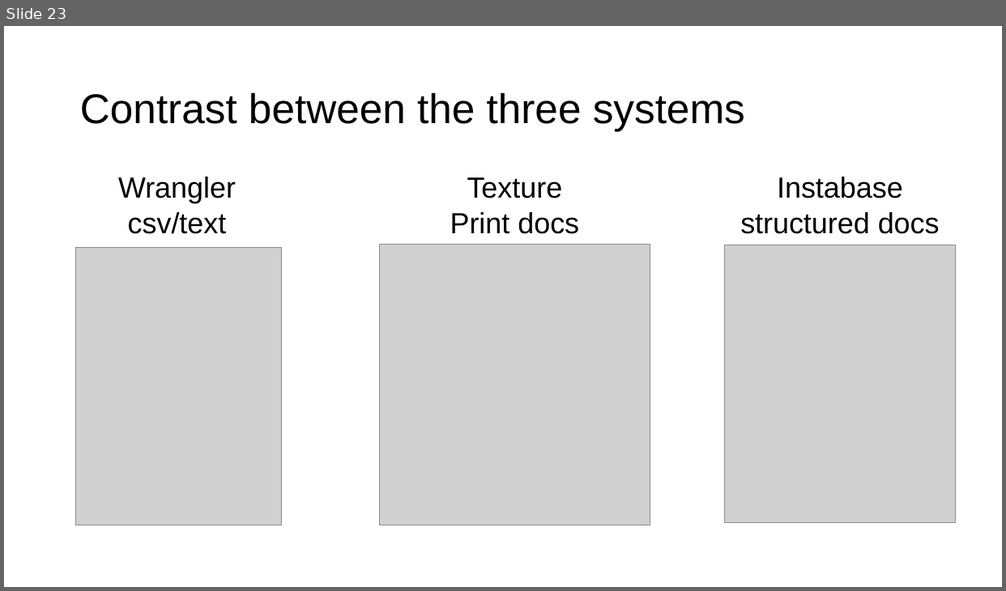
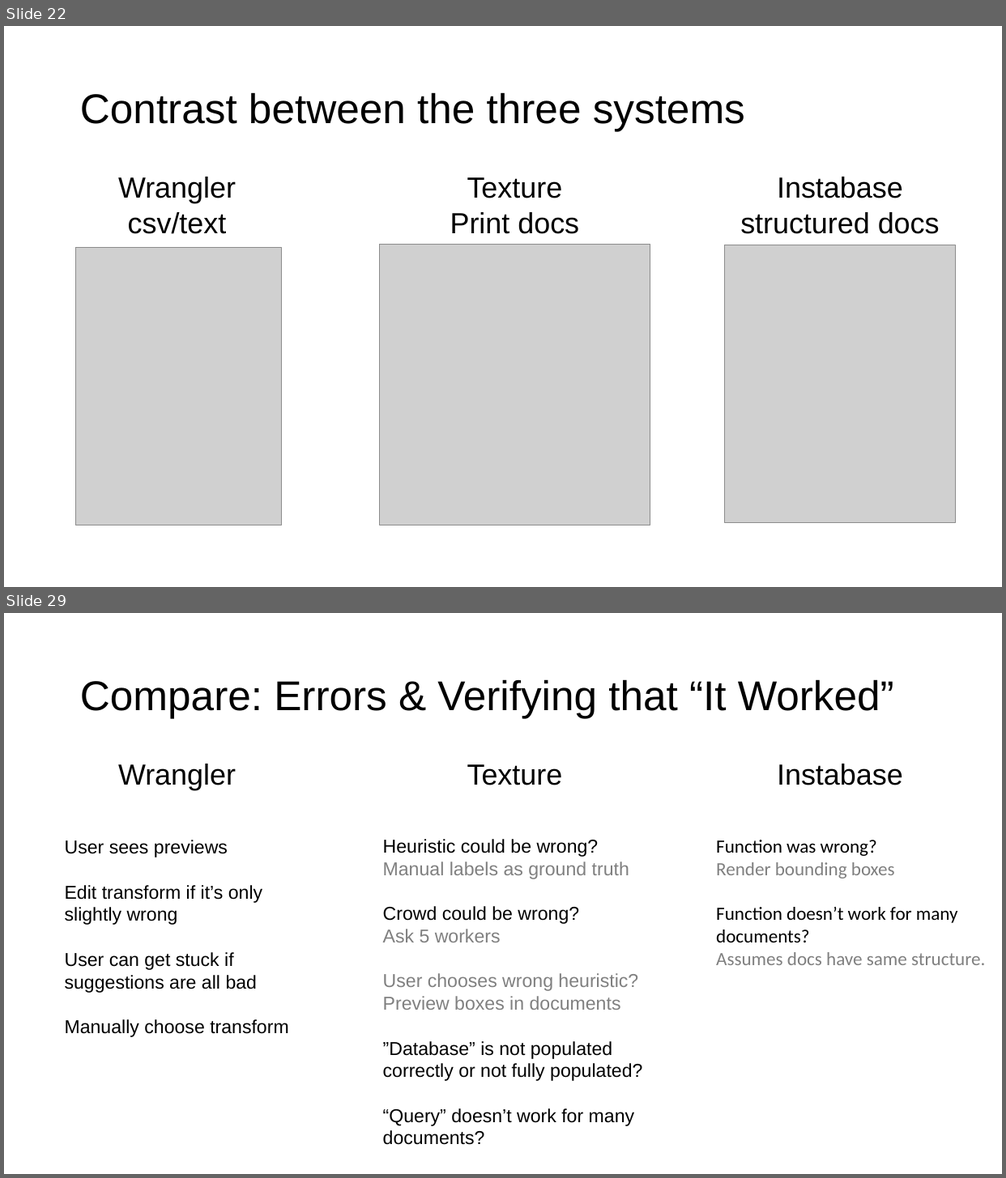
Before and after one commit to columbiaviz/columbiaviz.github.io, a slide deck: 2020s_w6998/lecs/11_text.pptx. Shown one above the other, each under a label of ours: slide 23 before the commit, slides 22 and 29 after it; the slides between them are not shown. The pictures are 1006x591 and 1006x1178 pixels, drawn with LibreOffice and Linux fonts; fonts in the diff are those of the drawing; grey boxes stand for pictures. Boxes give left, top, right and bottom in pixels: in the first picture for what was removed or moved away, otherwise in the second. Text is boxed around its words. In the diff, an @@ line names an element or a change of style, - is before the commit and + after.

```diff
--- a/2020s_w6998/lecs/11_text.pptx
+++ b/2020s_w6998/lecs/11_text.pptx
@@ slide 29 added at [4, 613, 1002, 1174], background #FFFFFF @@
@@ title added at [80, 679, 894, 718], 40 pt, text #000000 @@
+Compare: Errors & Verifying that “It Worked”
@@ text added at [118, 764, 236, 790], 28 pt, text #000000 @@
+Wrangler
@@ text added at [467, 764, 563, 786], 28 pt, text #000000 @@
+Texture
@@ text added at [777, 764, 903, 786], 28 pt, text #000000 @@
+Instabase
@@ text added at [65, 840, 289, 1037], 18 pt, text #000000 @@
+User sees previews
+Edit transform if it’s only slightly wrong
+User can get stuck if suggestions are all bad
+Manually choose transform
@@ text added at [383, 839, 642, 1145], 18 pt, text #000000 @@
+Heuristic could be wrong?
+Manual labels as ground truth
+Crowd could be wrong?
+Ask 5 workers
+User chooses wrong heuristic? Preview boxes in documents
+”Database” is not populated correctly or not fully populated?
+“Query” doesn’t work for many documents?
@@ text added at [716, 840, 985, 965], 18 pt, text #000000 @@
+Function was wrong?
+Render bounding boxes
+Function doesn’t work for many documents?
+Assumes docs have same structure.
@@ what was slide 23 is now slide 22 @@
```
Also in this commit, not shown: 2 slides changed, 6 other slides added, 3 slides removed.
